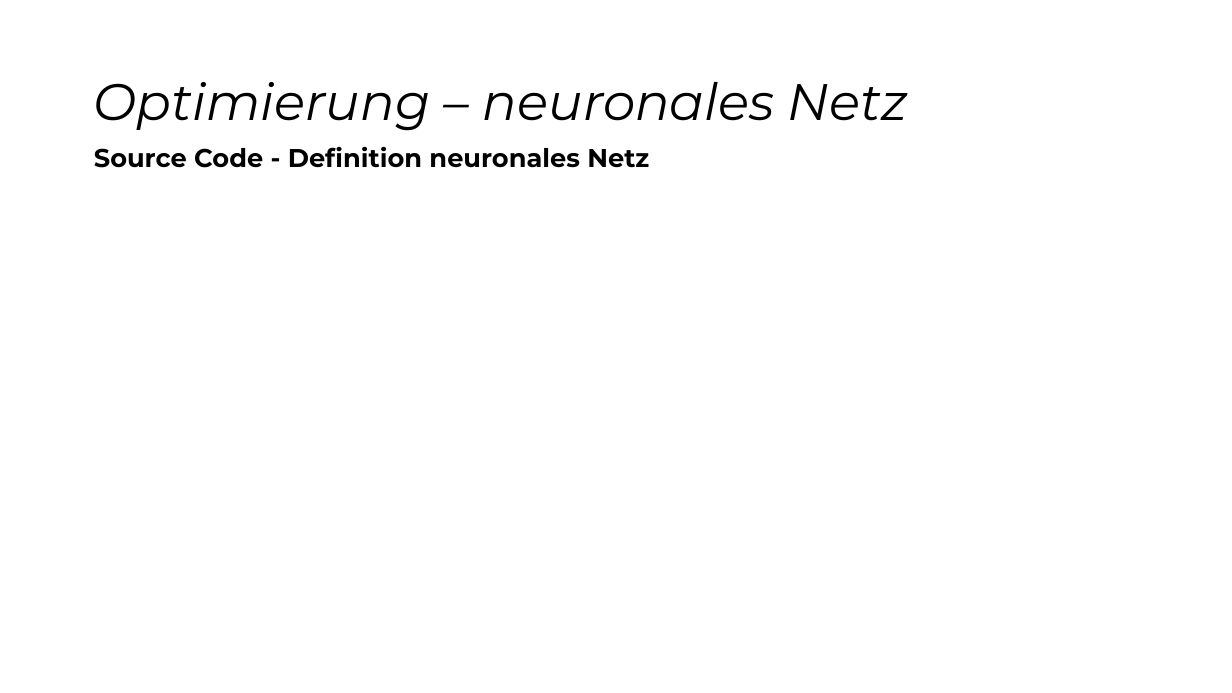
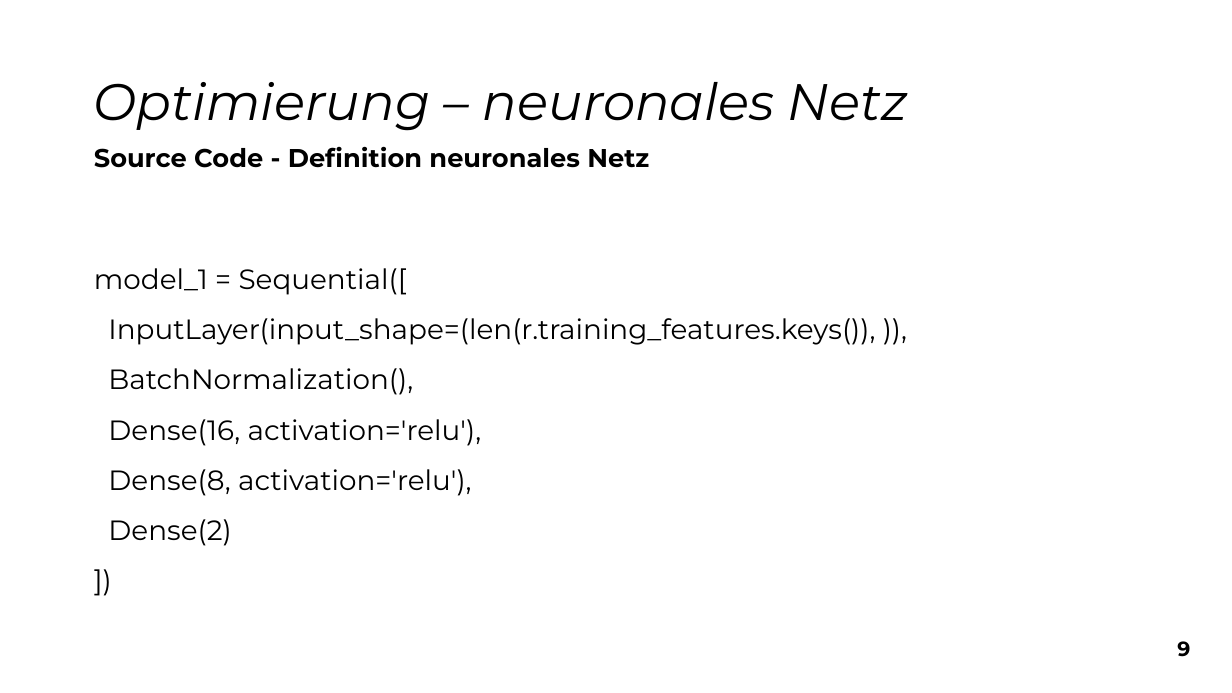
Before and after one commit to snw7/OC1-team-1, a slide deck: slide 10 of praesentation/abschluss-praesentation.pptx. Drawn at 1232x693 pixels with LibreOffice and Linux fonts; fonts in the diff are those of the drawing. Boxes give left, top, right and bottom in pixels: in the first picture for what was removed or moved away, otherwise in the second. Text is boxed around its words. In the diff, an @@ line names an element or a change of style, - is before the commit and + after.

Commit message:
New Version of Presentation

```diff
--- a/praesentation/abschluss-praesentation.pptx
+++ b/praesentation/abschluss-praesentation.pptx
@@ text added at (94,268,875,546), 21.7 pt, text #000000 @@
+model_1 = Sequential([
+InputLayer(input_shape=(len(r.training_features.keys()), )),
+BatchNormalization(),
+Dense(16, activation='relu'),
+Dense(8, activation='relu'),
+Dense(2)
+])
@@ text added at (1177,641,1190,657), 16 pt, text #000000, bold @@
+9
```
Also in this commit, not shown: 11 other slides changed, 1 slide added, 1 other file.
